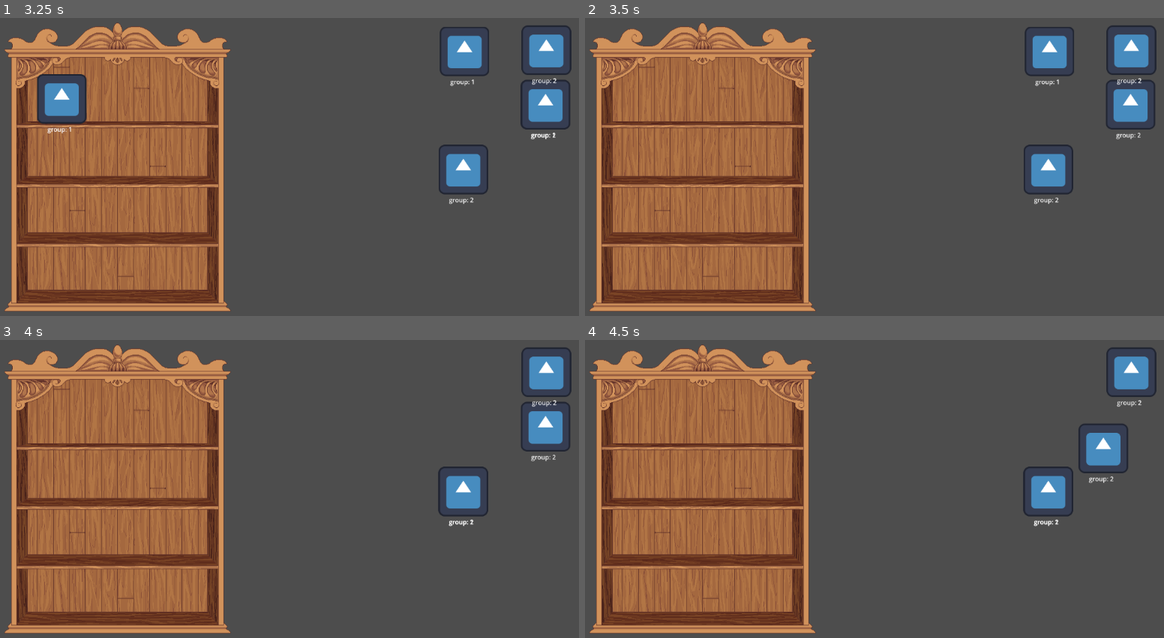
Above: before the commit, frames 1-4 (two rows, left to right).
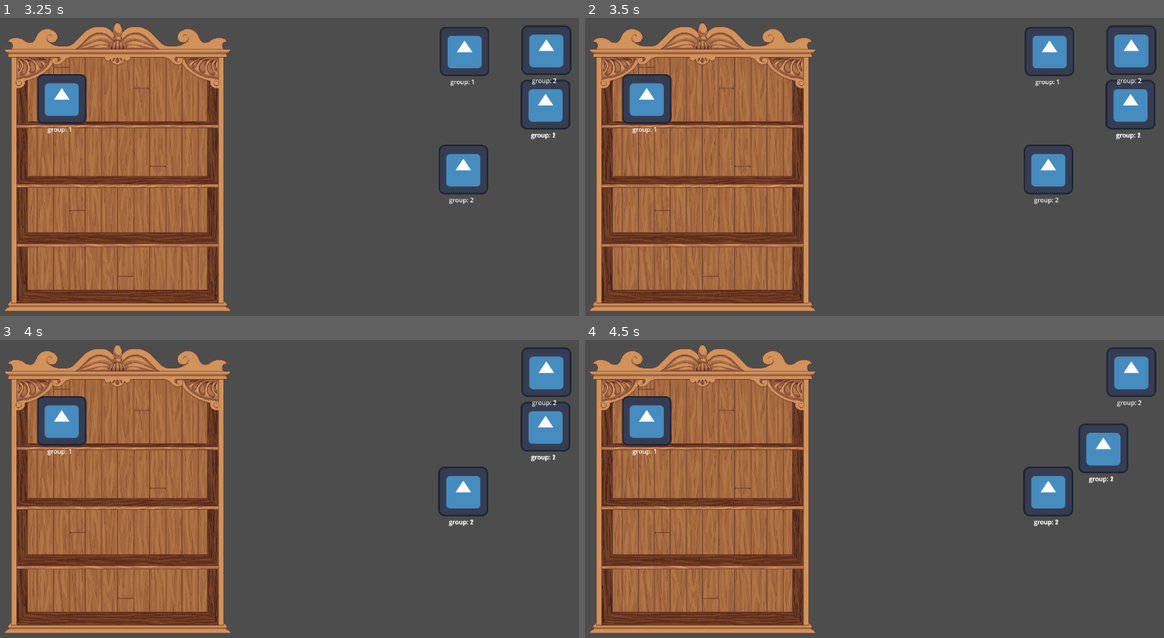
Above: after the commit, the same moments.

Repository: TAVI0/alignipottins
Game: Godot game, scene res://main.tscn
Same seed, same stepped clock (60 frames per second), same inputs: the game is played once before the commit and once after it. The engine's default icon, where the game draws it, is replaced by a stand-in: a white triangle on a blue panel in a dark square.
Inputs (mouse positions are in pixels of both pictures, inside the frame that each line leads up to):
- Up to frame 1 (3.25 s): drag from (550, 164) to (115, 98) at 0.52 s; drag from (463, 107) to (115, 98) at 1.27 s; tap Enter at 2 s; move the mouse to (173, 98) at 2.02 s; press the mouse at (173, 98) at 2.03 s; release the mouse at (173, 98) at 2.75 s; tap Space at 2.75 s; drag from (115, 98) to (544, 104) at 2.77 s
- Up to frame 2 (3.5 s): no input
- Up to frame 3 (4 s): drag from (463, 372) to (463, 491) at 3.52 s
- Up to frame 4 (4.5 s): tap Enter at 4.25 s; drag from (1129, 426) to (1048, 491) at 4.27 s

Frame 1 is identical in both runs. In frame 2, 1.5% of the frame differs, in the area x 6-96%, y 18-41%; in frame 3, 1.5%; in frame 4, 1.5%.

Commit message:
mejora en eliminacion

Diff:
--- a/main.tscn
+++ b/main.tscn
@@ -51,6 +51,36 @@
 [node name="ContentMarker" type="Node2D" parent="shelf/Shelves/Markers/Marker2D3"]
 position = Vector2(48.461, 2.93217e-06)
 
+[node name="Shelves2" type="Area2D" parent="shelf"]
+position = Vector2(0.821153, 109.835)
+scale = Vector2(0.910721, 0.968849)
+script = ExtResource("2_qku1a")
+
+[node name="CollisionShape2D" type="CollisionShape2D" parent="shelf/Shelves2"]
+position = Vector2(-6.67572e-06, -4.76837e-06)
+shape = SubResource("RectangleShape2D_ve4tk")
+
+[node name="Markers" type="Node2D" parent="shelf/Shelves2"]
+position = Vector2(4.76837e-07, 8.04663e-06)
+
+[node name="Marker2D" type="Marker2D" parent="shelf/Shelves2/Markers"]
+position = Vector2(49.1537, -0.0792703)
+
+[node name="ContentMarker" type="Node2D" parent="shelf/Shelves2/Markers/Marker2D"]
+position = Vector2(-49.249, 2.98023e-07)
+
+[node name="Marker2D2" type="Marker2D" parent="shelf/Shelves2/Markers"]
+position = Vector2(-0.0952981, -0.0792691)
+
+[node name="ContentMarker" type="Node2D" parent="shelf/Shelves2/Markers/Marker2D2"]
+position = Vector2(-2.14577e-06, 3.15905e-06)
+
+[node name="Marker2D3" type="Marker2D" parent="shelf/Shelves2/Markers"]
+position = Vector2(-48.5563, -0.079271)
+
+[node name="ContentMarker" type="Node2D" parent="shelf/Shelves2/Markers/Marker2D3"]
+position = Vector2(48.461, 2.93217e-06)
+
 [node name="Potion" type="Node2D" parent="."]
 position = Vector2(718, 209)
 scale = Vector2(0.745008, 0.745008)
--- a/scripts/shelves.gd
+++ b/scripts/shelves.gd
@@ -13,7 +13,13 @@
 	checkSet()
 
 func checkSet():
-	if groupList.size() == LONGSET and groupList.count(groupList[0]) == groupList.size():
+	var itemList = []
+	for marker in markers.get_children():
+		var contentMarker = marker.get_child(0)
+		if contentMarker.get_child(0)!=null:
+			itemList.append(contentMarker.get_child(0).group)
+			print(contentMarker.get_child(0).group)
+	if itemList.size() == LONGSET and itemList.count(itemList[0]) == itemList.size():
 		completeSet()
 
 func completeSet():
@@ -26,7 +32,7 @@
 
 func add_decoration(decoration: Draggable):
 	await find_a_place(decoration)
-	addToGroupList(decoration.group)
+	checkSet()
 
 func find_a_place(decoration):
 	var empty_marker = get_empty_marker()
